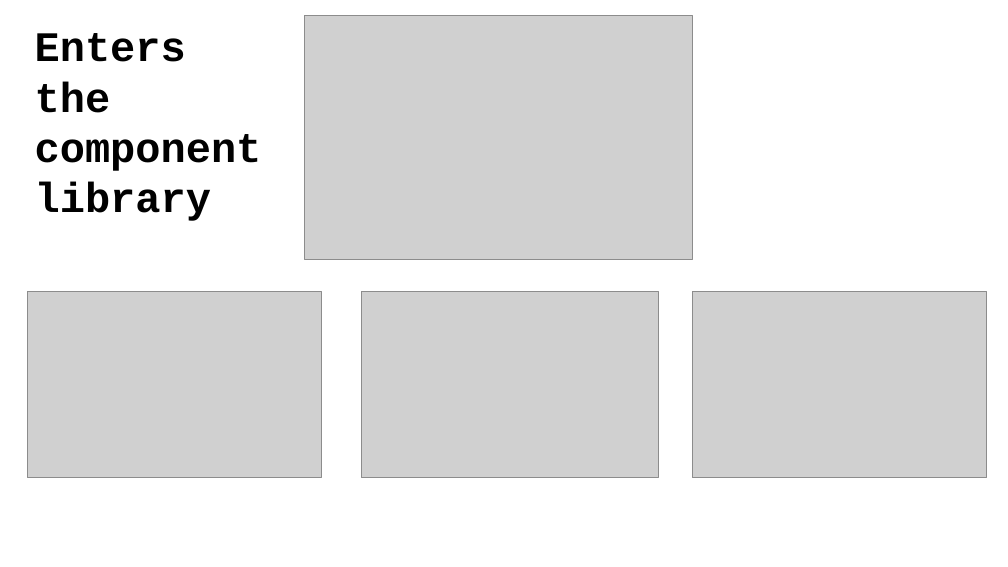
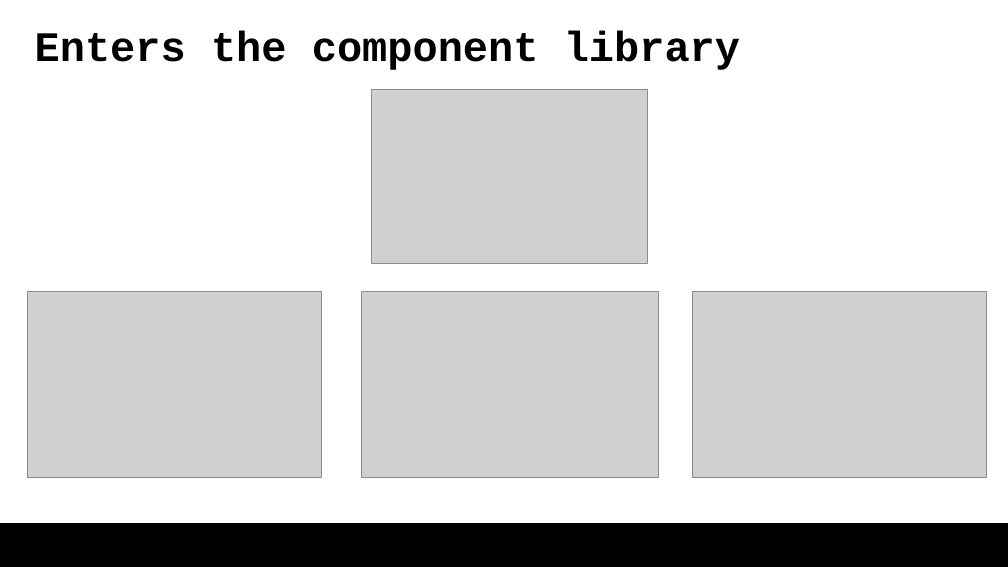
Before and after one commit to AsafShochet/tree-shaking-demo, a slide deck: slide 4 of tree shaking lecture 062024.pptx. Drawn at 1008x567 pixels with LibreOffice and Linux fonts; fonts in the diff are those of the drawing; grey boxes stand for pictures. Boxes give left, top, right and bottom in pixels: in the first picture for what was removed or moved away, otherwise in the second. Text is boxed around its words. In the diff, an @@ line names an element or a change of style, - is before the commit and + after.

```diff
--- a/tree shaking lecture 062024.pptx
+++ b/tree shaking lecture 062024.pptx
@@ title "Enters the component library" rewrapped from (35,33,262,221) to (35,31,740,70) @@
@@ picture: place and size @@
-picture at (305,16,692,259)
+picture at (372,89,648,263)
@@ rectangle added at (0,523,1008,567), fill #000000, outline #000000 1.5 pt @@
```
Also in this commit, not shown: 17 other slides changed, 1 slide removed, 1 other file.
